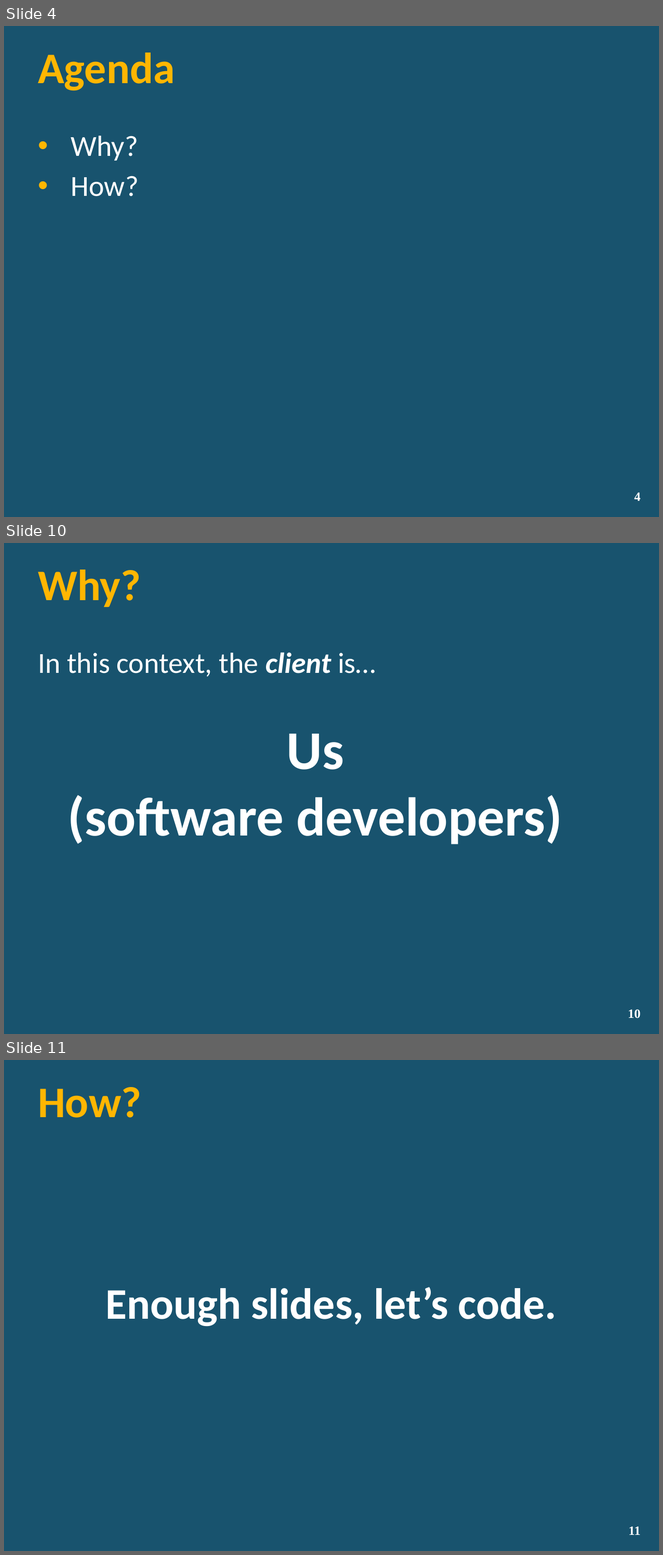
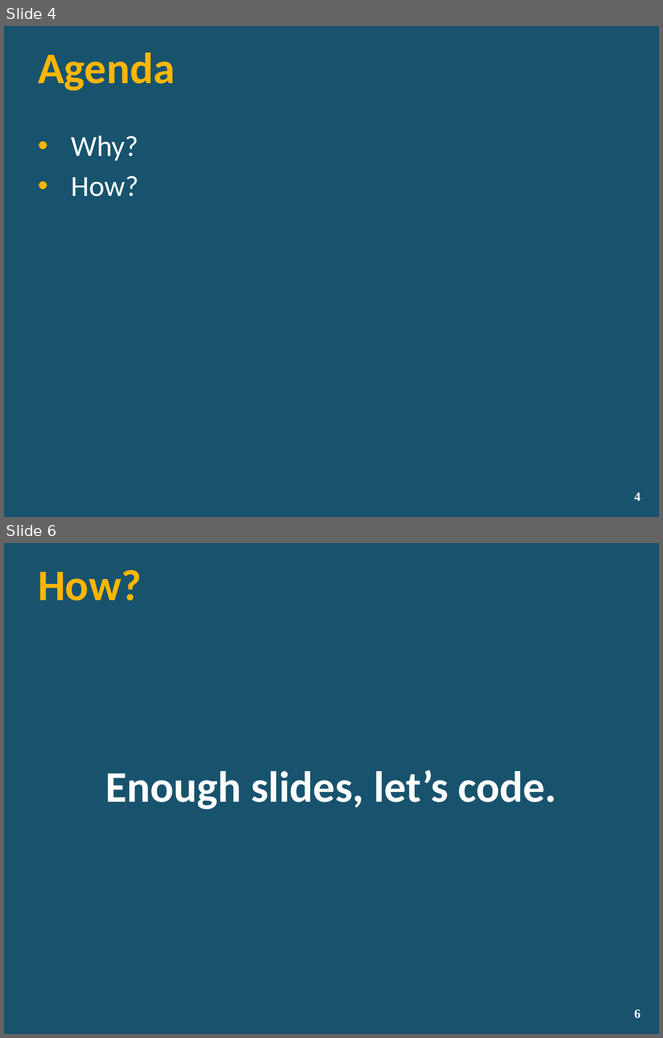
Before and after one commit to lozanotek/RefreshWithNuGet, a slide deck: slides/RefreshWithNuGet.pptx. Shown one above the other, each under a label of ours: slides 4, 10 and 11 before the commit, slides 4 and 6 after it; the slides between them are not shown. The pictures are 663x1555 and 663x1038 pixels, drawn with LibreOffice and Linux fonts; fonts in the diff are those of the drawing; background and template pictures are left out. Boxes give left, top, right and bottom in pixels: in the first picture for what was removed or moved away, otherwise in the second. Text is boxed around its words. In the diff, an @@ line names an element or a change of style, - is before the commit and + after.

```diff
--- a/slides/RefreshWithNuGet.pptx
+++ b/slides/RefreshWithNuGet.pptx
@@ slide 10 removed at [4,543,659,1034], background picture (left out) @@
@@ title removed at [38,570,141,607] @@
-Why?
@@ text removed at [38,652,376,677] @@
-In this context, the client is…
@@ text removed at [68,734,562,845] @@
-Us
-(software developers)
@@ page number removed at [628,1009,641,1019] @@
-10
@@ what was slide 11 is now slide 6 @@
@@ page number at [634,1009,640,1019]: text changed @@
-11
+6
```
Also in this commit, not shown: 1 slide changed, 4 other slides removed.
